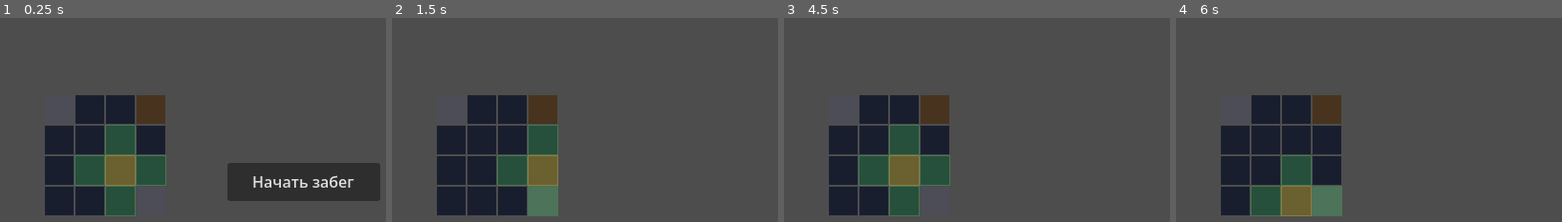
Above: before the commit, frames 1-4 (left to right).
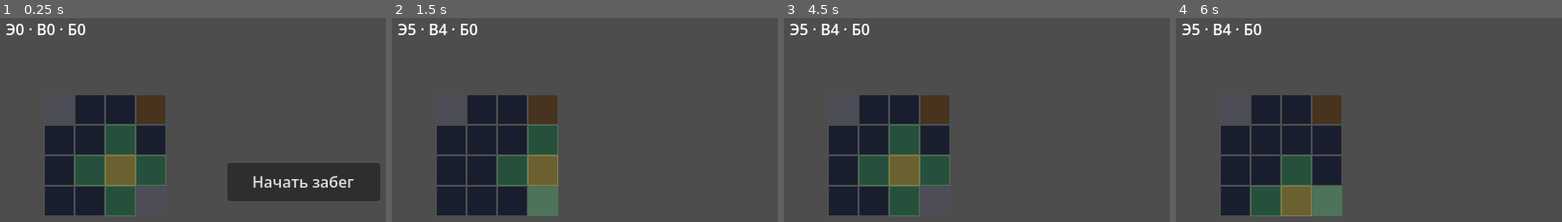
Above: after the commit, the same moments.

Repository: AlexGrabli/Orbital-garden
Game: Godot game, scene res://scenes/game/main.tscn
Two runs of this game, one before a commit and one after it. Both use one fixed random seed, a clock stepped at 60 frames per second and the inputs below.
Inputs (mouse positions are in pixels of both pictures, inside the frame that each line leads up to):
- Up to frame 1 (0.25 s): no input
- Up to frame 2 (1.5 s): click "Начать забег" at 0.5 s; tap Enter (confirm) at 1.25, 1.35 s; move the mouse to (outside the picture) at 1.27 s; hold D (move_cursor_right) from 1.28 s (still down); click (outside the picture) at 1.42 s
- Up to frame 3 (4.5 s): release D (move_cursor_right) at 2 s; tap Enter (confirm) at 2, 2.75, 2.85, 3.5, 4.25, 4.35 s; drag from (965, 199) to (outside the picture) at 2.02 s; move the mouse to (1150, 105) at 2.77 s; hold D (move_cursor_right) 2.78-3.5 s; drag from (outside the picture) to (903, 130) at 3.52 s; move the mouse to (outside the picture) at 4.27 s; hold A (move_cursor_left) from 4.28 s (still down)
- Up to frame 4 (6 s): tap Escape (cancel) at 4.9 s; release A (move_cursor_left) at 5 s; tap Enter (confirm) at 5, 5.85 s; drag from (1295, 130) to (1388, 95) at 5.02 s; move the mouse to (1511, 181) at 5.77 s; hold S (move_cursor_down) from 5.78 s (still down); click (1511, 181) at 5.92 s

The runs differ from the first frame. In frame 1, 0.5% of the frame differs, in the area x 1-23%, y 2-9%; in frame 2, 0.5%; in frame 3, 0.5%; in frame 4, 0.5%.
Error after the commit: Invalid call. Nonexistent function 'occupant_at' in base 'Nil'. (res://scripts/systems/play_controller.gd:35)

Commit message:
Фаза 1.5: ресурсы и экономика дня
- RunConfig: стартовые запасы, цена перемещения, коэффициенты ставки
  заката, награда рассвета — числа в resources/run_config_default.tres.
- EconomyManager: энергия/вода/биомасса (ровно 3 ресурса, docs/01 §5),
  pay/earn/resources_changed; вода сгорает на закате (ставка тратит
  остаток), энергия переносится на ночь; на рассвете — биомасса.
- Ставка заката (SunsetView): РОСТ (ремонт до потолка HP) или
  БОЕПРИПАСЫ (заряды damage-картам равномерно); AFK-дефолт — РОСТ.
- DayEffects: утренний сбор по day_started — generate (ресурс в экономику,
  mode=store/расходники в charge сущности) и convert (энергия→charge,
  потолок = value). Прочие типы — пропуск с warning (Фаза 2).
- PlayController: оплата размещения (placement_denied при нехватке),
  перемещение размещённых карт (free_move бесплатно), GridManager.cell_of.
- CardEntity: локальный запас charge (per-entity, не ресурс), группа
  card_entities для утреннего сбора.
- Тест tests/economy_test.gd: запасы, сбор, convert, отказ оплаты,
  перемещение (в т.ч. free_move), обе ставки + AFK, награда рассвета.
- Все headless-прогоны зелёные (7 тестов + --quit).

Diff:
--- a/resources/run_config_default.tres
+++ b/resources/run_config_default.tres
@@ -10,3 +10,10 @@
 run_days = 12
 hand_draw_size = 3
 hand_limit = 5
+start_energy = 5
+start_water = 4
+start_biomass = 0
+move_cost_energy = 1
+sunset_heal_per_water = 2
+sunset_ammo_per_water = 2
+dawn_biomass_reward = 1
--- a/scenes/game/main.tscn
+++ b/scenes/game/main.tscn
@@ -13,6 +13,10 @@
 [ext_resource type="Script" path="res://scripts/systems/play_controller.gd" id="11"]
 [ext_resource type="PackedScene" path="res://scenes/ui/hand_view.tscn" id="12"]
 [ext_resource type="PackedScene" path="res://scenes/ui/draft_view.tscn" id="13"]
+[ext_resource type="Script" path="res://scripts/systems/economy_manager.gd" id="14"]
+[ext_resource type="Script" path="res://scripts/systems/day_effects.gd" id="15"]
+[ext_resource type="PackedScene" path="res://scenes/ui/resources_bar.tscn" id="16"]
+[ext_resource type="PackedScene" path="res://scenes/ui/sunset_view.tscn" id="17"]
 
 [node name="Main" type="Node2D"]
 script = ExtResource("1")
@@ -52,6 +56,25 @@
 script = ExtResource("11")
 grid = NodePath("../GridManager")
 deck = NodePath("../DeckManager")
+economy = NodePath("../EconomyManager")
+config = ExtResource("3")
+
+[node name="EconomyManager" type="Node" parent="."]
+script = ExtResource("14")
+config = ExtResource("3")
+
+[node name="DayEffects" type="Node" parent="."]
+script = ExtResource("15")
+economy = NodePath("../EconomyManager")
+
+[node name="ResourcesBar" parent="." instance=ExtResource("16")]
+offset_left = 8.0
+offset_top = 8.0
+
+[node name="SunsetView" parent="." instance=ExtResource("17")]
+anchors_preset = 15
+anchor_right = 1.0
+anchor_bottom = 1.0
 
 [node name="HandView" parent="." instance=ExtResource("12")]
 anchors_preset = 12
--- /dev/null
+++ b/scenes/ui/resources_bar.gd
@@ -0,0 +1,12 @@
+extends HBoxContainer
+## Полоса ресурсов (плейсхолдер до HUD — задача 8).
+
+@onready var _label: Label = $Label
+
+
+func _ready() -> void:
+	EventBus.resources_changed.connect(_on_resources_changed)
+
+
+func _on_resources_changed(energy: int, water: int, biomass: int) -> void:
+	_label.text = "Э%d · В%d · Б%d" % [energy, water, biomass]
--- /dev/null
+++ b/scenes/ui/resources_bar.tscn
@@ -0,0 +1,9 @@
+[gd_scene load_steps=2 format=3]
+
+[ext_resource type="Script" path="res://scenes/ui/resources_bar.gd" id="1"]
+
+[node name="ResourcesBar" type="HBoxContainer"]
+script = ExtResource("1")
+
+[node name="Label" type="Label" parent="."]
+text = "Э0 · В0 · Б0"
--- /dev/null
+++ b/scenes/ui/sunset_view.gd
@@ -0,0 +1,28 @@
+extends CenterContainer
+## Ставка заката: РОСТ (ремонт) или БОЕПРИПАСЫ (заряды). Зеркало ввода:
+## тач/мышь — тап по кнопке; геймпад — фокус на первой кнопке + confirm.
+
+@onready var _title: Label = $Panel/Box/Title
+@onready var _growth: Button = $Panel/Box/Options/Growth
+@onready var _ammo: Button = $Panel/Box/Options/Ammo
+
+var _water: int = 0
+
+
+func _ready() -> void:
+	hide()
+	EventBus.sunset_started.connect(_on_sunset_started)
+	EventBus.resources_changed.connect(_on_resources_changed)
+	EventBus.sunset_bet_made.connect(func(_mode: StringName, _spent: int) -> void: hide())
+	_growth.pressed.connect(func() -> void: EventBus.sunset_bet_made.emit(&"growth", _water))
+	_ammo.pressed.connect(func() -> void: EventBus.sunset_bet_made.emit(&"ammo", _water))
+
+
+func _on_sunset_started(_day: int) -> void:
+	_title.text = "Ставка заката — вода: %d" % [_water]
+	show()
+	_growth.call_deferred("grab_focus")
+
+
+func _on_resources_changed(_e: int, water: int, _b: int) -> void:
+	_water = water
--- /dev/null
+++ b/scenes/ui/sunset_view.tscn
@@ -0,0 +1,22 @@
+[gd_scene load_steps=2 format=3]
+
+[ext_resource type="Script" path="res://scenes/ui/sunset_view.gd" id="1"]
+
+[node name="SunsetView" type="CenterContainer"]
+visible = false
+script = ExtResource("1")
+
+[node name="Panel" type="PanelContainer" parent="."]
+
+[node name="Box" type="VBoxContainer" parent="Panel"]
+
+[node name="Title" type="Label" parent="Panel/Box"]
+text = "Ставка заката"
+
+[node name="Options" type="HBoxContainer" parent="Panel/Box"]
+
+[node name="Growth" type="Button" parent="Panel/Box/Options"]
+text = "РОСТ (ремонт)"
+
+[node name="Ammo" type="Button" parent="Panel/Box/Options"]
+text = "БОЕПРИПАСЫ (заряды)"
--- a/scripts/core/event_bus.gd
+++ b/scripts/core/event_bus.gd
@@ -33,6 +33,12 @@
 signal draft_picked(card: CardResource)
 signal card_played(card: CardResource, cell: Vector2i)
 
+# Экономика дня (производители — EconomyManager, PlayController, SunsetView)
+signal resources_changed(energy: int, water: int, biomass: int)
+signal placement_denied(reason: StringName)
+signal sunset_bet_made(mode: StringName, water_spent: int)
+signal card_entity_selected(entity: Node)  # выбор размещённой карты для перемещения
+
 # Сетка станции (производители — GridManager, GridCursor, GridView)
 signal grid_occupant_placed(cell: Vector2i, occupant: Node)
 signal grid_occupant_moved(from: Vector2i, to: Vector2i, occupant: Node)
--- a/scripts/data/run_config.gd
+++ b/scripts/data/run_config.gd
@@ -7,3 +7,12 @@
 @export var run_days: int = 12
 @export var hand_draw_size: int = 3  # добор утром (docs/01, «утро»)
 @export var hand_limit: int = 5
+
+# Экономика дня (docs/01 §5: ровно 3 ресурса).
+@export var start_energy: int = 5
+@export var start_water: int = 4
+@export var start_biomass: int = 0
+@export var move_cost_energy: int = 1  # обычная цена перемещения карты
+@export var sunset_heal_per_water: int = 2  # РОСТ: HP ремонта за 1 воду
+@export var sunset_ammo_per_water: int = 2  # БОЕПРИПАСЫ: зарядов за 1 воду
+@export var dawn_biomass_reward: int = 1  # награда рассвета
--- a/scripts/entities/card_entity.gd
+++ b/scripts/entities/card_entity.gd
@@ -4,6 +4,7 @@
 
 var card: CardResource
 var current_hp: int = 0
+var charge: float = 0.0  # локальный запас (заряды/яйца) — per-entity, НЕ ресурс
 
 
 func setup(p_card: CardResource) -> void:
@@ -12,6 +13,7 @@
 
 
 func _ready() -> void:
+	add_to_group(&"card_entities")
 	# Визуал-плейсхолдер (арт — Фаза 3); размер чуть меньше клетки 32px.
 	var rect := ColorRect.new()
 	rect.size = Vector2(28, 28)
--- /dev/null
+++ b/scripts/systems/day_effects.gd
@@ -0,0 +1,53 @@
+class_name DayEffects extends Node
+## Интерпретатор дневных эффектов: утренний сбор (day_started).
+## Исполняются generate и convert; прочие типы — пропуск (их время — Фаза 2).
+
+@export var economy: EconomyManager
+
+
+func _ready() -> void:
+	EventBus.day_started.connect(_on_day_started)
+
+
+func _on_day_started(_day: int) -> void:
+	for node: Node in get_tree().get_nodes_in_group(&"card_entities"):
+		var entity := node as CardEntity
+		if entity.card == null:
+			continue
+		_run(entity, entity.card.day_effect)
+
+
+func _run(entity: CardEntity, effect: EffectData) -> void:
+	if effect == null:
+		return
+	match effect.type:
+		&"generate":
+			_run_generate(entity, effect)
+		&"convert":
+			_run_convert(entity, effect)
+		_:
+			push_warning("DayEffects: тип '%s' днём не исполняется (Фаза 2)" % [effect.type])
+
+
+# generate: ресурс забега — в экономику; mode=store или расходник (яйца) — в запас сущности.
+func _run_generate(entity: CardEntity, effect: EffectData) -> void:
+	var resource: StringName = effect.conditions.get(&"resource", &"")
+	if effect.conditions.get(&"mode", &"") == &"store":
+		entity.charge = mini(entity.charge + effect.value, effect.value)  # потолок = value
+	elif resource == &"energy" or resource == &"water" or resource == &"biomass":
+		economy.earn(resource, int(effect.value))
+	else:
+		entity.charge += effect.value
+
+
+# convert: энергия → заряд сущности; потолок = value из данных.
+func _run_convert(entity: CardEntity, effect: EffectData) -> void:
+	if effect.conditions.get(&"from", &"") != &"energy" \
+			or effect.conditions.get(&"to", &"") != &"charge":
+		push_warning("DayEffects: convert %s не поддержан днём" % [effect.conditions])
+		return
+	var room := effect.value - entity.charge
+	var amount := int(mini(room, economy.energy))
+	if amount > 0:
+		economy.pay(0, amount)
+		entity.charge += amount
--- /dev/null
+++ b/scripts/systems/economy_manager.gd
@@ -0,0 +1,106 @@
+class_name EconomyManager extends Node
+## Три ресурса забега (docs/01 §5): энергия, вода, биомасса.
+## Локальные запасы сущностей (charge) — НЕ ресурсы.
+
+@export var config: RunConfig
+
+var energy: int = 0
+var water: int = 0
+var biomass: int = 0
+
+var _bet_pending: bool = false
+
+
+func _ready() -> void:
+	EventBus.run_start_requested.connect(_on_run_start)
+	EventBus.sunset_started.connect(_on_sunset_started)
+	EventBus.sunset_bet_made.connect(_on_sunset_bet)
+	EventBus.night_started.connect(_on_night_started)
+	EventBus.dawn_started.connect(_on_dawn_started)
+
+
+func can_afford(water_cost: int, energy_cost: int) -> bool:
+	return water >= water_cost and energy >= energy_cost
+
+
+# Недостаточно — false, ничего не списано.
+func pay(water_cost: int, energy_cost: int) -> bool:
+	if not can_afford(water_cost, energy_cost):
+		return false
+	water -= water_cost
+	energy -= energy_cost
+	_emit()
+	return true
+
+
+func earn(resource: StringName, amount: int) -> void:
+	match resource:
+		&"energy":
+			energy += amount
+		&"water":
+			water += amount
+		&"biomass":
+			biomass += amount
+		_:
+			push_warning("EconomyManager: неизвестный ресурс %s" % [resource])
+	_emit()
+
+
+func _on_run_start() -> void:
+	energy = config.start_energy
+	water = config.start_water
+	biomass = config.start_biomass
+	_bet_pending = false
+	_emit()
+
+
+func _on_sunset_started(_day: int) -> void:
+	_bet_pending = true
+
+
+func _on_sunset_bet(mode: StringName, water_spent: int) -> void:
+	if not _bet_pending:
+		return
+	_bet_pending = false
+	_apply_bet(mode, mini(water_spent, water))
+
+
+func _on_night_started(_day: int) -> void:
+	# Ставки не было (AFK): дефолт — РОСТ, cozy-игра не наказывает.
+	if _bet_pending:
+		_bet_pending = false
+		_apply_bet(&"growth", water)
+
+
+func _on_dawn_started(_day: int) -> void:
+	earn(&"biomass", config.dawn_biomass_reward)
+
+
+# Ставка тратит ВСЮ оставшуюся воду (остаток на закате сгорает).
+func _apply_bet(mode: StringName, water_spent: int) -> void:
+	water = 0
+	var entities := get_tree().get_nodes_in_group(&"card_entities")
+	match mode:
+		&"growth":
+			var heal := water_spent * config.sunset_heal_per_water
+			for node: Node in entities:
+				var entity := node as CardEntity
+				entity.current_hp = mini(entity.current_hp + heal, entity.card.hp)
+		&"ammo":
+			var shooters: Array = []
+			for node: Node in entities:
+				var entity := node as CardEntity
+				if entity.card.night_effect != null and entity.card.night_effect.type == &"damage":
+					shooters.append(entity)
+			if shooters.is_empty():
+				return
+			var total := water_spent * config.sunset_ammo_per_water
+			var per := total / shooters.size()
+			var extra := total % shooters.size()  # остаток — первым
+			for i in shooters.size():
+				(shooters[i] as CardEntity).charge += per + (1 if i < extra else 0)
+	_emit()
+
+
+func _emit() -> void:
+	EventBus.resources_changed.emit(energy, water, biomass)
--- a/scripts/systems/grid_manager.gd
+++ b/scripts/systems/grid_manager.gd
@@ -23,6 +23,14 @@
 
 func occupant_at(cell: Vector2i) -> Node:
 	return _occupants.get(cell) as Node
+
+
+# Клетка оккупанта (-1, -1, если нет на сетке).
+func cell_of(occupant: Node) -> Vector2i:
+	for cell: Vector2i in _occupants:
+		if _occupants[cell] == occupant:
+			return cell
+	return Vector2i(-1, -1)
 
 
 func place(cell: Vector2i, occupant: Node) -> bool:
--- a/scripts/systems/play_controller.gd
+++ b/scripts/systems/play_controller.gd
@@ -1,10 +1,15 @@
 class_name PlayController extends Node
-## Связывает руку и сетку: выбранная карта + подтверждённая клетка → CardEntity.
+## Связывает руку, экономику и сетку:
+## — карта из руки + клетка → оплата → CardEntity на сетке;
+## — размещённая карта + свободная клетка → оплата перемещения → grid.move.
 
 @export var grid: GridManager
 @export var deck: DeckManager
+@export var economy: EconomyManager
+@export var config: RunConfig
 
-var _selected: CardResource = null
+var _selected_card: CardResource = null  # карта из руки
+var _selected_entity: CardEntity = null  # размещённая карта (для перемещения)
 
 var _entity_scene: PackedScene = preload("res://scenes/entities/card_entity.tscn")
 
@@ -17,26 +22,57 @@
 
 
 func _on_hand_card_selected(card: CardResource) -> void:
-	_selected = card
+	_selected_card = card
+	_selected_entity = null
 
 
 func _on_grid_cell_confirmed(cell: Vector2i) -> void:
-	if _selected == null:
-		return
-	# TODO(задача 5): оплата стоимости (вода/энергия) перед размещением.
+	if _selected_card != null:
+		_try_place(cell)
+	elif _selected_entity != null:
+		_try_move(cell)
+	else:
+		var occupant := grid.occupant_at(cell) as CardEntity
+		if occupant != null:
+			_selected_entity = occupant
+			EventBus.card_entity_selected.emit(occupant)
+
+
+func _try_place(cell: Vector2i) -> void:
 	if not grid.is_buildable(cell):
 		return  # выбор карты сохраняется — можно кликнуть другую клетку
+	if not economy.pay(_selected_card.cost_water, _selected_card.cost_energy):
+		EventBus.placement_denied.emit(&"not_enough_resources")
+		return
 	var entity: CardEntity = _entity_scene.instantiate()
-	entity.setup(_selected)
+	entity.setup(_selected_card)
 	add_child(entity)
 	entity.position = grid.layout.cell_rect(cell).get_center()
 	if grid.place(cell, entity):
-		deck.remove_from_hand(_selected)
-		EventBus.card_played.emit(_selected, cell)
-		_selected = null
+		deck.remove_from_hand(_selected_card)
+		EventBus.card_played.emit(_selected_card, cell)
+		_selected_card = null
 	else:
 		entity.queue_free()
 
 
+func _try_move(cell: Vector2i) -> void:
+	if not grid.is_buildable(cell):
+		return
+	# free_move (wall_barrier) — перемещение бесплатно (docs/02 §2.2).
+	var cost := 0 if _selected_entity.card.day_property == &"free_move" \
+		else config.move_cost_energy
+	if not economy.pay(0, cost):
+		EventBus.placement_denied.emit(&"not_enough_resources")
+		return
+	var from := grid.cell_of(_selected_entity)
+	if grid.move(from, cell):
+		_selected_entity.position = grid.layout.cell_rect(cell).get_center()
+		_selected_entity = null  # одно перемещение на выбор; повтор — через новый выбор
+	else:
+		economy.earn(&"energy", cost)  # возврат при отказе grid.move
+
+
 func _clear_selection() -> void:
-	_selected = null
+	_selected_card = null
+	_selected_entity = null
--- a/tests/deck_test.gd
+++ b/tests/deck_test.gd
@@ -46,6 +46,11 @@
 	var controller: Node = load("res://scripts/systems/play_controller.gd").new()
 	controller.grid = _grid
 	controller.deck = _deck
+	var economy: Node = load("res://scripts/systems/economy_manager.gd").new()
+	economy.config = _deck.config
+	root.add_child(economy)
+	controller.economy = economy
+	controller.config = _deck.config
 	root.add_child(controller)
 	await process_frame
 
--- /dev/null
+++ b/tests/economy_test.gd
@@ -0,0 +1,221 @@
+extends SceneTree
+## Тест экономики дня: стартовые запасы, утренний сбор (generate/convert),
+## оплата размещения, перемещение (в т.ч. free_move), ставка заката, рассвет.
+## Запуск: godot --headless -s res://tests/economy_test.gd
+
+var _failures: int = 0
+var _bus: Node
+var _grid: Node  # GridManager
+var _deck: Node  # DeckManager
+var _economy: Node  # EconomyManager
+var _config: Resource  # RunConfig
+var _registry: Resource  # CardRegistry
+
+var _last_resources: Array = []
+
+
+func _init() -> void:
+	call_deferred("_run")
+
+
+func _check(condition: bool, message: String) -> void:
+	if not condition:
+		_failures += 1
+		printerr("ECONOMY_FAIL: " + message)
+
+
+# Первая buildable-клетка, не входящая в skip.
+func _next_buildable(skip: Array) -> Vector2i:
+	for y in _grid.layout.grid_size.y:
+		for x in _grid.layout.grid_size.x:
+			var cell := Vector2i(x, y)
+			if _grid.is_buildable(cell) and not skip.has(cell):
+				return cell
+	return Vector2i(-1, -1)
+
+
+# Разместить сущность карты напрямую (мимо оплаты и руки).
+func _place_entity(card: Resource, cell: Vector2i) -> Node:
+	var entity: Node = load("res://scripts/entities/card_entity.gd").new()
+	entity.setup(card)
+	root.add_child(entity)
+	_grid.place(cell, entity)
+	return entity
+
+
+func _run() -> void:
+	_bus = root.get_node("EventBus")
+	_config = load("res://resources/run_config_default.tres")
+	_registry = load("res://resources/cards/card_registry.tres")
+
+	_grid = load("res://scripts/systems/grid_manager.gd").new()
+	_grid.layout = load("res://resources/grid_layout_default.tres")
+	root.add_child(_grid)
+
+	_deck = load("res://scripts/systems/deck_manager.gd").new()
+	_deck.registry = _registry
+	_deck.config = _config
+	root.add_child(_deck)
+
+	_economy = load("res://scripts/systems/economy_manager.gd").new()
+	_economy.config = _config
+	root.add_child(_economy)
+
+	var day_fx: Node = load("res://scripts/systems/day_effects.gd").new()
+	day_fx.economy = _economy
+	root.add_child(day_fx)
+
+	var controller: Node = load("res://scripts/systems/play_controller.gd").new()
+	controller.grid = _grid
+	controller.deck = _deck
+	controller.economy = _economy
+	controller.config = _config
+	root.add_child(controller)
+	await process_frame
+
+	_bus.connect("resources_changed",
+		func(e: int, w: int, b: int) -> void: _last_resources = [e, w, b])
+	var denied_log: Array = []
+	_bus.connect("placement_denied",
+		func(reason: StringName) -> void: denied_log.append(reason))
+	var entity_selected_log: Array = []
+	_bus.connect("card_entity_selected",
+		func(entity: Node) -> void: entity_selected_log.append(entity))
+
+	# 1. Старт забега: запасы из RunConfig.
+	_bus.emit_signal("run_start_requested")
+	await process_frame
+	_check(_last_resources == [_config.start_energy, _config.start_water, _config.start_biomass],
+		"стартовые запасы неверны: %s" % [_last_resources])
+
+	# 2. Утренний сбор: solar_panel → энергия, condenser → вода (числа из .tres).
+	var solar: Resource = _registry.find(&"solar_panel")
+	var condenser: Resource = _registry.find(&"moisture_condenser")
+	var cell_s: Vector2i = _next_buildable([])
+	var cell_c: Vector2i = _next_buildable([cell_s])
+	_place_entity(solar, cell_s)
+	_place_entity(condenser, cell_c)
+	_bus.emit_signal("day_started", 1)
+	await process_frame
+	var expected_energy: int = _config.start_energy + int(solar.day_effect.value)
+	var expected_water: int = _config.start_water + int(condenser.day_effect.value)
+	_check(_last_resources[0] == expected_energy and _last_resources[1] == expected_water,
+		"утренний сбор неверен: %s (ожидалось Э%d В%d)" % [_last_resources, expected_energy, expected_water])
+
+	# Убираем генераторы — дальше чистые проверки convert.
+	var solar_entity: Node = _grid.remove(cell_s)
+	solar_entity.queue_free()
+	var condenser_entity: Node = _grid.remove(cell_c)
+	condenser_entity.queue_free()
+	await process_frame
+
+	# 3. Турель утром: convert энергия→charge, потолок = value из данных.
+	var turret: Resource = _registry.find(&"turret_laser")
+	var cell_t: Vector2i = _next_buildable([])
+	var turret_entity: Node = _place_entity(turret, cell_t)
+	_economy.energy = 10
+	_economy._emit()
+	_bus.emit_signal("day_started", 2)
+	await process_frame
+	_check(int(turret_entity.charge) == mini(int(turret.day_effect.value), 10),
+		"charge турели неверен: %s" % [turret_entity.charge])
+	_check(_last_resources[0] == 10 - int(turret_entity.charge),
+		"энергия после convert неверна: %s" % [_last_resources[0]])
+
+	# 4. Не хватает ресурсов: pay → false, размещение отклонено, карта в руке.
+	_deck.hand.clear()
+	_deck.add_to_deck(turret)
+	_deck.hand.append(turret)  # рука без добора
+	_economy.water = 0
+	_economy.energy = 0
+	_economy._emit()
+	var denied_card: Resource = _deck.hand[0]
+	var cell_denied: Vector2i = _next_buildable([cell_t])
+	_bus.emit_signal("hand_card_selected", denied_card)
+	_bus.emit_signal("grid_cell_confirmed", cell_denied)
+	await process_frame
+	_check(denied_log == [&"not_enough_resources"], "placement_denied не эмитнут: %s" % [denied_log])
+	_check(_deck.hand.has(denied_card), "карта пропала из руки при отказе")
+	_check(_grid.occupant_at(cell_denied) == null, "клетка занята при отказе")
+
+	# Отмена выбора карты — дальше перемещение размещённых карт.
+	_bus.emit_signal("input_cancelled")
+	await process_frame
+
+	# 5. Перемещение: стена (free_move) — бесплатно; турель — move_cost_energy.
+	var wall: Resource = _registry.find(&"wall_barrier")
+	var cell_w: Vector2i = _next_buildable([cell_t])
+	var wall_entity: Node = _place_entity(wall, cell_w)
+	_economy.energy = 5
+	_economy._emit()
+	var energy_before: int = _economy.energy
+
+	_bus.emit_signal("grid_cell_confirmed", cell_w)  # выбрать стену
+	await process_frame
+	_check(entity_selected_log == [wall_entity], "стена не выбрана: %s" % [entity_selected_log])
+	var cell_w2: Vector2i = _next_buildable([cell_t, cell_w])
+	_bus.emit_signal("grid_cell_confirmed", cell_w2)  # переместить
+	await process_frame
+	_check(_economy.energy == energy_before, "free_move списал энергию: %d -> %d" % [energy_before, _economy.energy])
+	_check(_grid.occupant_at(cell_w2) == wall_entity, "стена не переехала")
+	_check(_grid.occupant_at(cell_w) == null, "исходная клетка стены не пуста")
+
+	energy_before = _economy.energy
+	_bus.emit_signal("grid_cell_confirmed", cell_t)  # выбрать турель
+	_bus.emit_signal("grid_cell_confirmed", cell_w)  # переместить на освободившуюся
+	await process_frame
+	_check(_economy.energy == energy_before - _config.move_cost_energy,
+		"перемещение турели стоит не move_cost_energy: %d -> %d" % [energy_before, _economy.energy])
+	_check(_grid.occupant_at(cell_w) == turret_entity, "турель не переехала")
+
+	# 6. Ставка заката: РОСТ — ремонт до потолка, вода → 0.
+	_bus.emit_signal("sunset_started", 1)
+	await process_frame
+	turret_entity.current_hp = 1
+	_economy.water = 3
+	_economy._emit()
+	_bus.emit_signal("sunset_bet_made", &"growth", 3)
+	await process_frame
+	var expected_hp: int = mini(1 + 3 * _config.sunset_heal_per_water, turret.hp)
+	_check(turret_entity.current_hp == expected_hp,
+		"РОСТ: HP %d, ожидалось %d" % [turret_entity.current_hp, expected_hp])
+	_check(_economy.water == 0, "вода после ставки != 0: %d" % [_economy.water])
+	_check(wall_entity.current_hp == wall.hp, "РОСТ пробил потолок HP стены")
+
+	# Ставка БОЕПРИПАСЫ: заряды damage-картам, вода → 0.
+	_bus.emit_signal("sunset_started", 2)
+	await process_frame
+	var charge_before: float = turret_entity.charge
+	_economy.water = 2
+	_economy._emit()
+	_bus.emit_signal("sunset_bet_made", &"ammo", 2)
+	await process_frame
+	_check(turret_entity.charge == charge_before + 2 * _config.sunset_ammo_per_water,
+		"БОЕПРИПАСЫ: charge %s, было %s" % [turret_entity.charge, charge_before])
+	_check(_economy.water == 0, "вода после боеприпасов != 0")
+
+	# AFK: без выбора дефолт — РОСТ.
+	_bus.emit_signal("sunset_started", 3)
+	await process_frame
+	turret_entity.current_hp = 2
+	_economy.water = 1
+	_economy._emit()
+	_bus.emit_signal("night_started", 1)
+	await process_frame
+	_check(turret_entity.current_hp == mini(2 + _config.sunset_heal_per_water, turret.hp),
+		"AFK-ставка не применила РОСТ: HP %d" % [turret_entity.current_hp])
+	_check(_economy.water == 0, "вода после AFK-ставки != 0")
+
+	# 7. Рассвет: биомасса + награда.
+	var biomass_before: int = _economy.biomass
+	_bus.emit_signal("dawn_started", 2)
+	await process_frame
+	_check(_economy.biomass == biomass_before + _config.dawn_biomass_reward,
+		"награда рассвета не начислена: %d" % [_economy.biomass])
+
+	if _failures == 0:
+		print("ECONOMY_TEST_OK")
+		quit(0)
+	else:
+		printerr("ECONOMY_TEST_FAIL: ошибок %d" % _failures)
+		quit(1)
Not shown: 1 places in scenes/game/main.tscn that only renumber resources
Not shown, added: scenes/ui/resources_bar.gd.uid
Not shown, added: scenes/ui/sunset_view.gd.uid
Not shown, added: scripts/systems/day_effects.gd.uid
Not shown, added: scripts/systems/economy_manager.gd.uid
Not shown, added: tests/economy_test.gd.uid
Not shown, changed: docs/01_Core_Loop_и_правила_карт.md
Not shown, changed: docs/AGENTS.md
